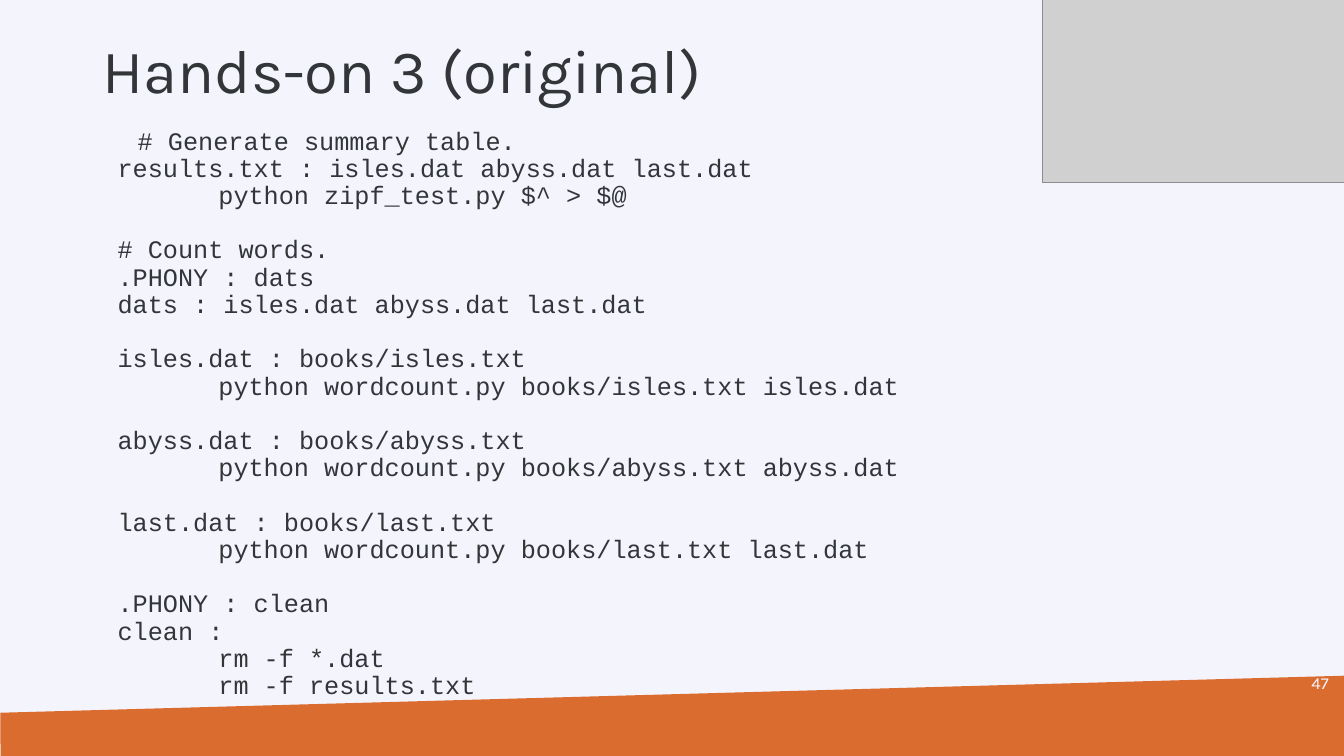
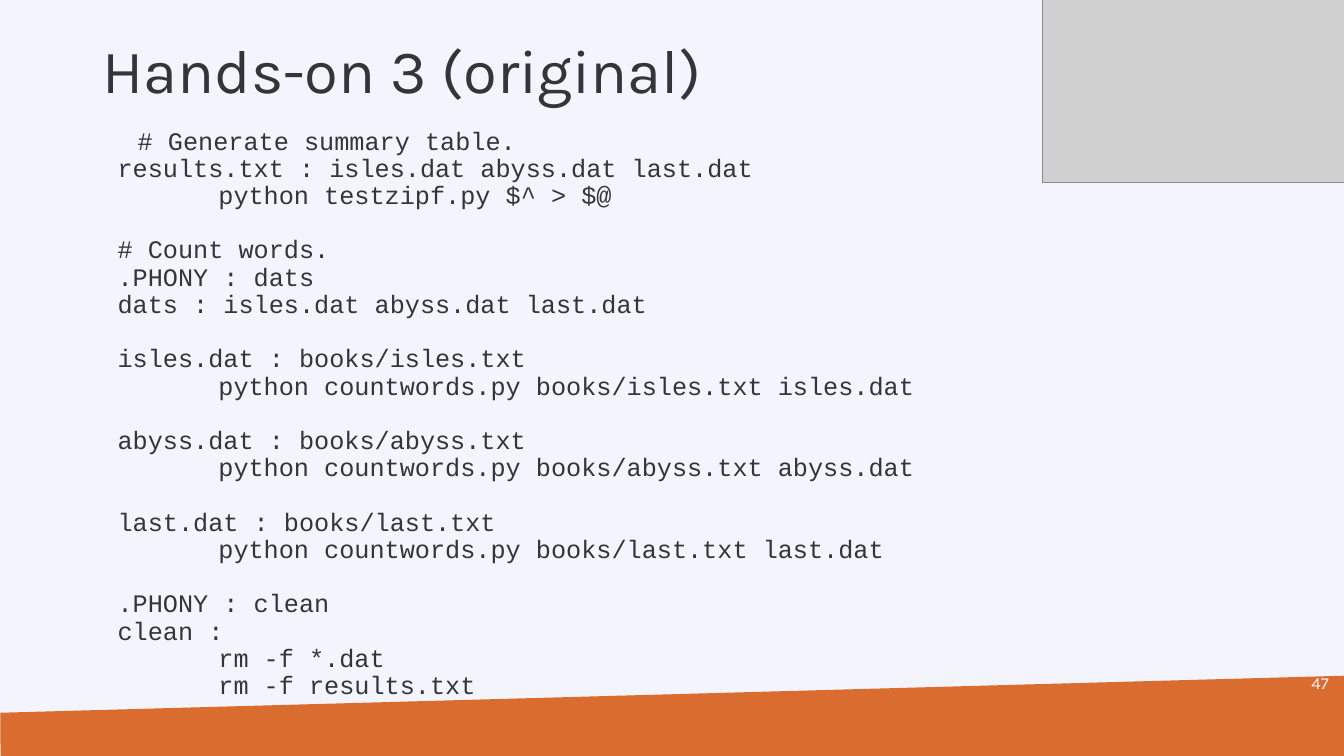
Before and after one commit to hpcleuven/Makefile-intro, a slide deck: slide 47 of Make.pptx. Drawn at 1344x756 pixels with LibreOffice and Linux fonts; fonts in the diff are those of the drawing; grey boxes stand for pictures; background and template pictures are left out. Boxes give left, top, right and bottom in pixels: in the first picture for what was removed or moved away, otherwise in the second. Text is boxed around its words. In the diff, an @@ line names an element or a change of style, - is before the commit and + after.

```diff
--- a/Make.pptx
+++ b/Make.pptx
@@ text at [118,131,914,703]: text changed @@
-# Generate summary table.
-results.txt : isles.dat abyss.dat last.dat
-python zipf_test.py $^ > $@
-# Count words.
-.PHONY : dats
-dats : isles.dat abyss.dat last.dat
-isles.dat : books/isles.txt
-python wordcount.py books/isles.txt isles.dat
-abyss.dat : books/abyss.txt
-python wordcount.py books/abyss.txt abyss.dat
-last.dat : books/last.txt
-python wordcount.py books/last.txt last.dat
-.PHONY : clean
-clean :
-rm -f *.dat
-rm -f results.txt
+# Generate summary table.
+results.txt : isles.dat abyss.dat last.dat
+python testzipf.py $^ > $@
+# Count words.
+.PHONY : dats
+dats : isles.dat abyss.dat last.dat
+isles.dat : books/isles.txt
+python countwords.py books/isles.txt isles.dat
+abyss.dat : books/abyss.txt
+python countwords.py books/abyss.txt abyss.dat
+last.dat : books/last.txt
+python countwords.py books/last.txt last.dat
+.PHONY : clean
+clean :
+rm -f *.dat
+rm -f results.txt
```
Also in this commit, not shown: 58 other slides changed, 1 other file.
